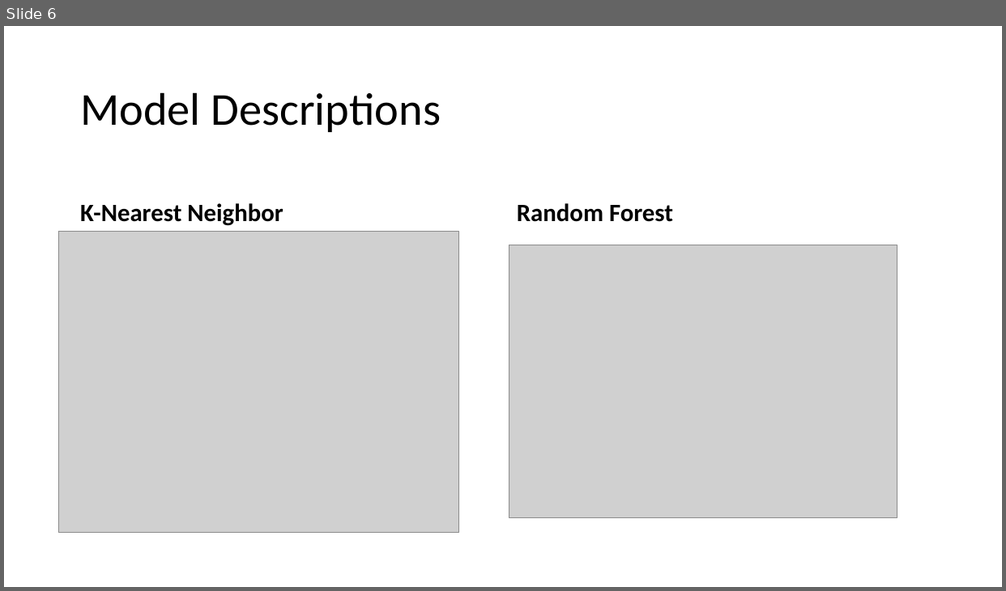
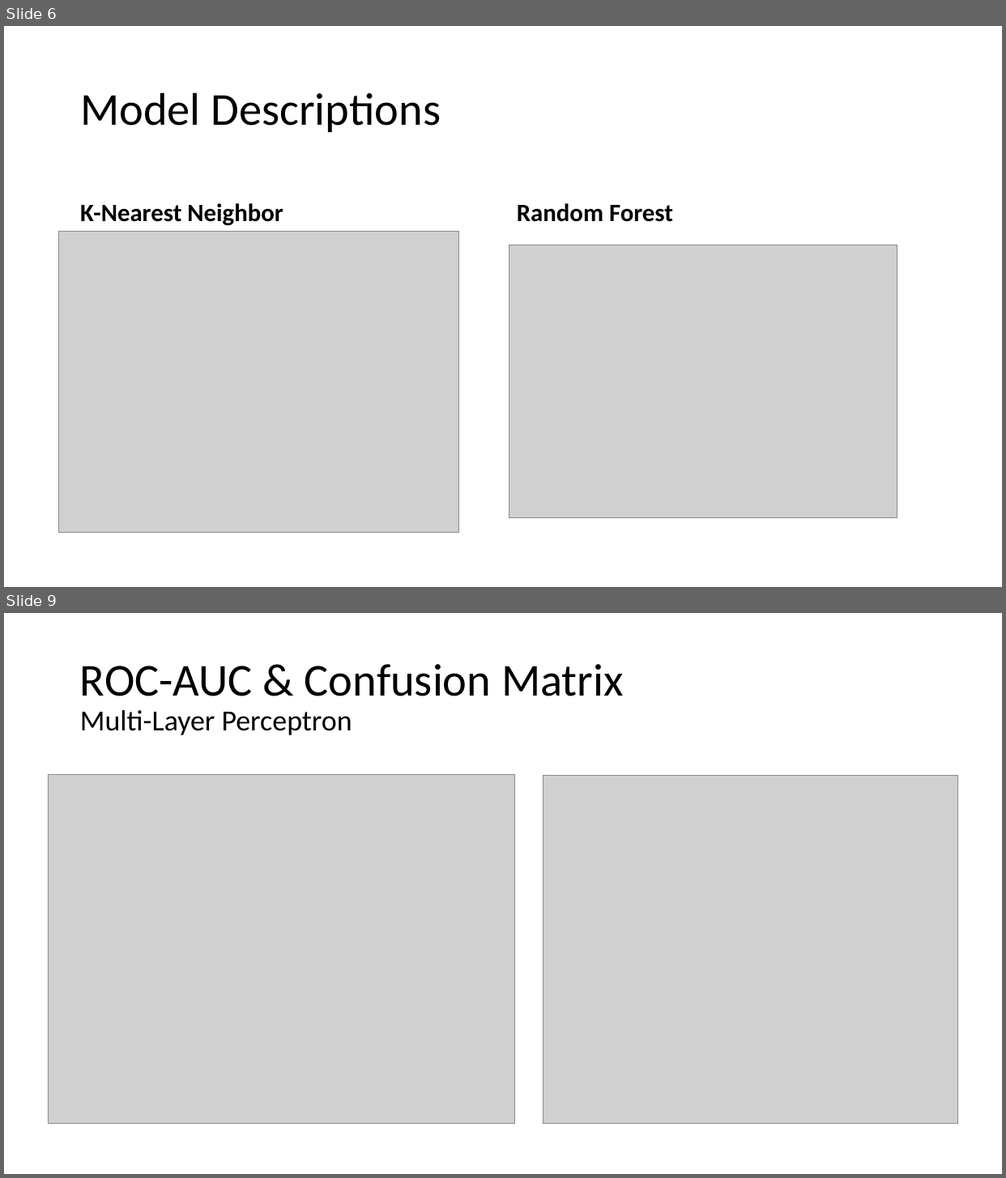
Before and after one commit to randm4940/CS-7830-Fall-2019-Project, a slide deck: documents/presentation.pptx. Shown one above the other, each under a label of ours: slide 6 before the commit, slides 6 and 9 after it; the slides between them are not shown. The pictures are 1006x591 and 1006x1178 pixels, drawn with LibreOffice and Linux fonts; fonts in the diff are those of the drawing; grey boxes stand for pictures. Boxes give left, top, right and bottom in pixels: in the first picture for what was removed or moved away, otherwise in the second. Text is boxed around its words. In the diff, an @@ line names an element or a change of style, - is before the commit and + after.

Commit message:
Updated PowerPoint
Added AUC-ROC and confusion matrices.

```diff
--- a/documents/presentation.pptx
+++ b/documents/presentation.pptx
@@ slide 9 added at <box>4,613,1002,1174</box>, background #FFFFFF @@
@@ title added at <box>80,664,624,735</box>, 44 pt, text #000000 @@
+ROC-AUC & Confusion Matrix
+Multi-Layer Perceptron
@@ picture added at <box>49,775,514,1123</box> @@
@@ picture added at <box>543,776,957,1123</box> @@
```
Also in this commit, not shown: 1 slide changed, 3 other slides added, 1 slide removed.
